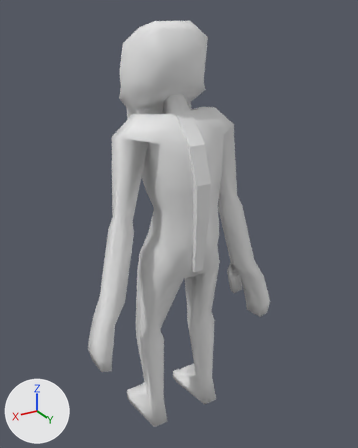
The FBX model TheEvilNauts/Assets/Data/Models/Chars/Enemys/Walking_zombie/walking_zombie_takedamage.fbx: old version first, new version second.
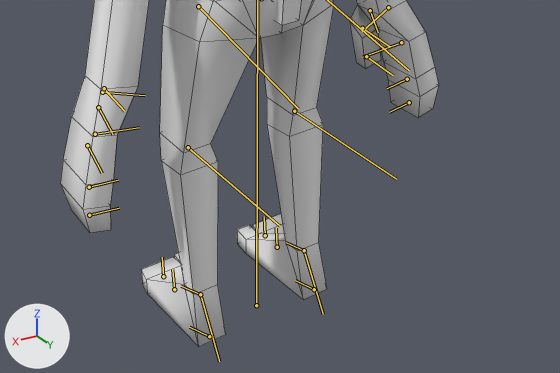
Each version appears first whole from a 50 mm lens placed at (1.18, 2.03, 2.14), pointed at (-0.04, -0.01, 1.13), and next in a close-up on the part from 16% to 92% of the width and 58% to 98% of the height. Every picture has the same lights, and +X, +Y and +Z are marked at lower left. Both versions are drawn at frame 1 of the action 'walking_zombie_metarig|walking_zombie_metarigAction'; the numbers are the values there. The bones that bend it are drawn over the model as lines in the close-ups. The close-ups show mesh edges as thin lines.

Objects in the first close-up: 'walking_zombie'.
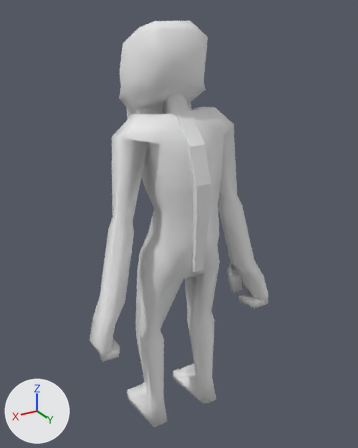
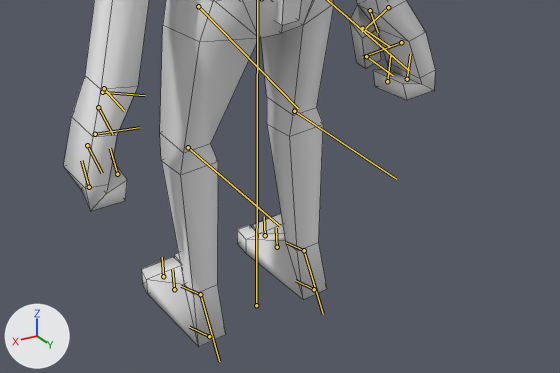
Changed parts and their boxes [x1, y1, x2, y2] in the close-ups (560 x 373 px):
'walking_zombie', posed
    before: [60, 0, 439, 346]
    after: [63, 0, 435, 346]
bone 'f_index.01.L', root to tip
    before: (89, 187) to (118, 180)
    after: (89, 187) to (81, 160)
bone 'f_index.01.R', root to tip
    before: (407, 79) to (387, 88)
    after: (407, 79) to (410, 54)

What the commit changed:
Bone 'f_index.01.L' (bone_f_index_01_l) turns from (0, 0, 0) to (-103, 0, 0) degrees about its own x, y and z.
Bone 'f_index.01.R' (bone_f_index_01_r) turns from (0, 0, 0) to (-106, 0, 0) degrees about its own x, y and z.
